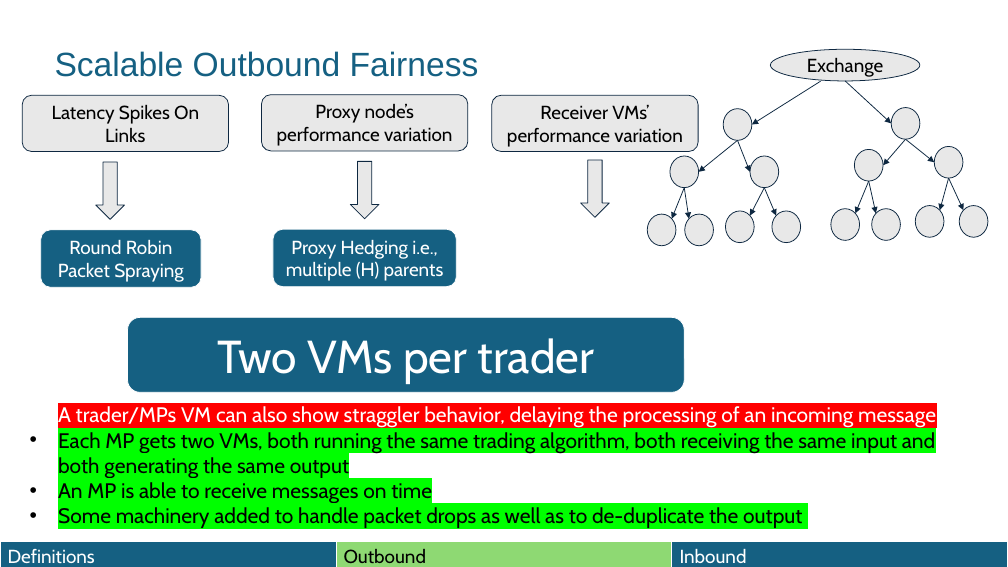
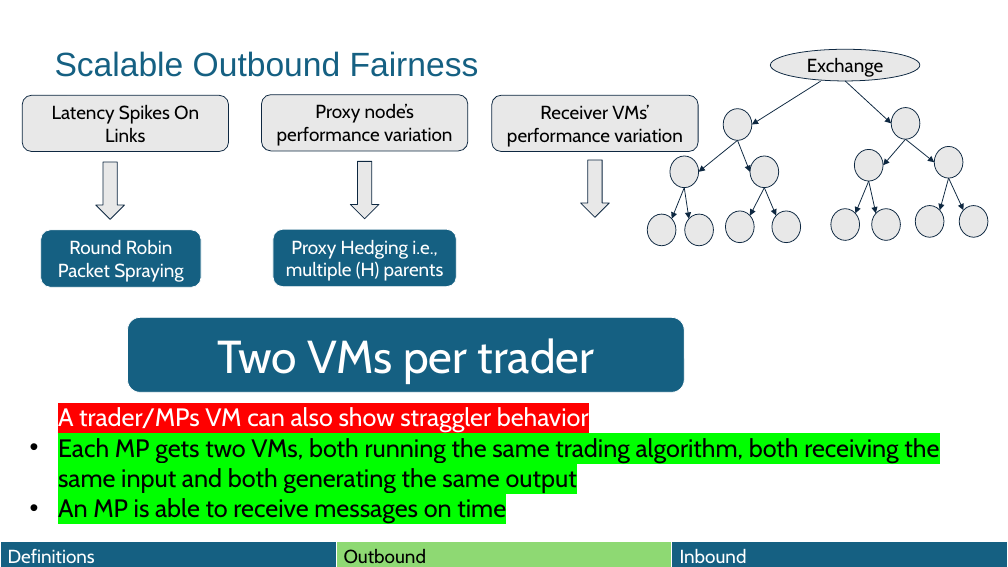
Before and after one commit to HaseebLUMS/Onyx-Presentation, a slide deck: slide 66 of thesis-latency-fairness.pptx. Drawn at 1008x567 pixels with LibreOffice and Linux fonts; fonts in the diff are those of the drawing. Boxes give left, top, right and bottom in pixels: in the first picture for what was removed or moved away, otherwise in the second. Text is boxed around its words. In the diff, an @@ line names an element or a change of style, - is before the commit and + after.

```diff
--- a/thesis-latency-fairness.pptx
+++ b/thesis-latency-fairness.pptx
@@ text at bbox=[58, 407, 589, 433]: text changed; size 20 to 24 pt @@
-• A trader/MPs VM can also show straggler behavior, delaying the processing of an incoming message
+• A trader/MPs VM can also show straggler behavior
@@ text at bbox=[58, 438, 939, 523]: size 20 to 24 pt in "Each MP gets two VMs, both running ...", "An MP is able to receive messages ..." @@
@@ text at bbox=[58, 507, 802, 528]: paragraph removed @@
-• Some machinery added to handle packet drops as well as to de-duplicate the output
```
Also in this commit, not shown: 5 other slides changed.
